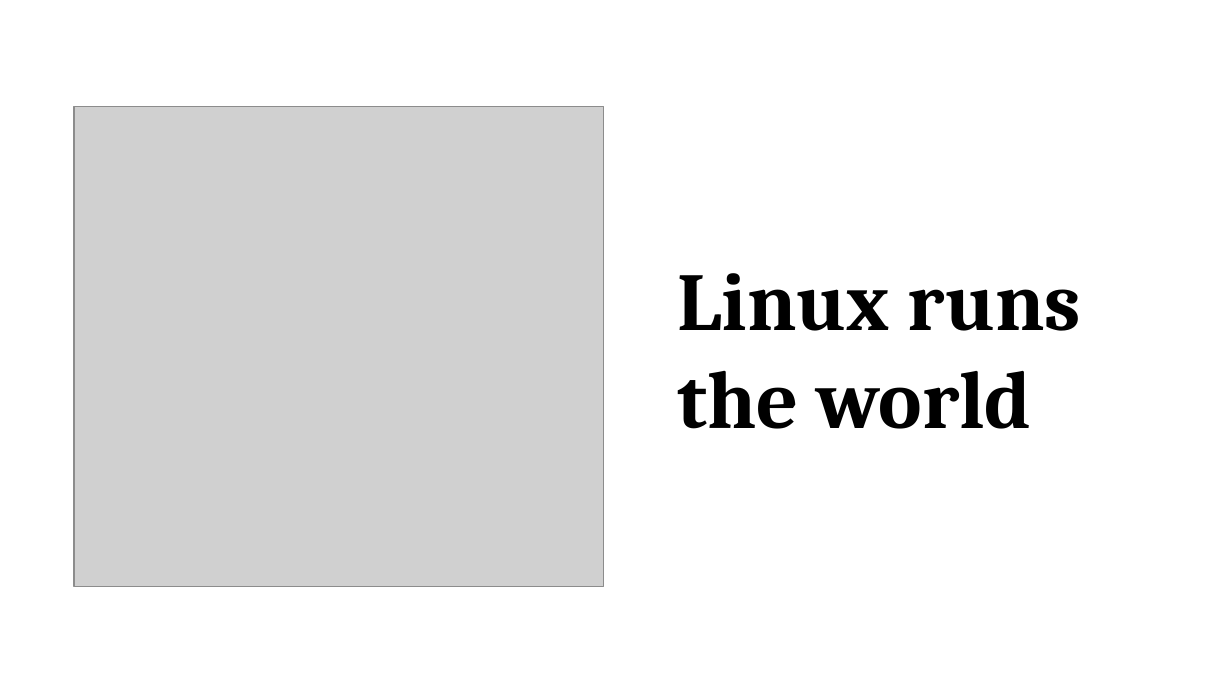
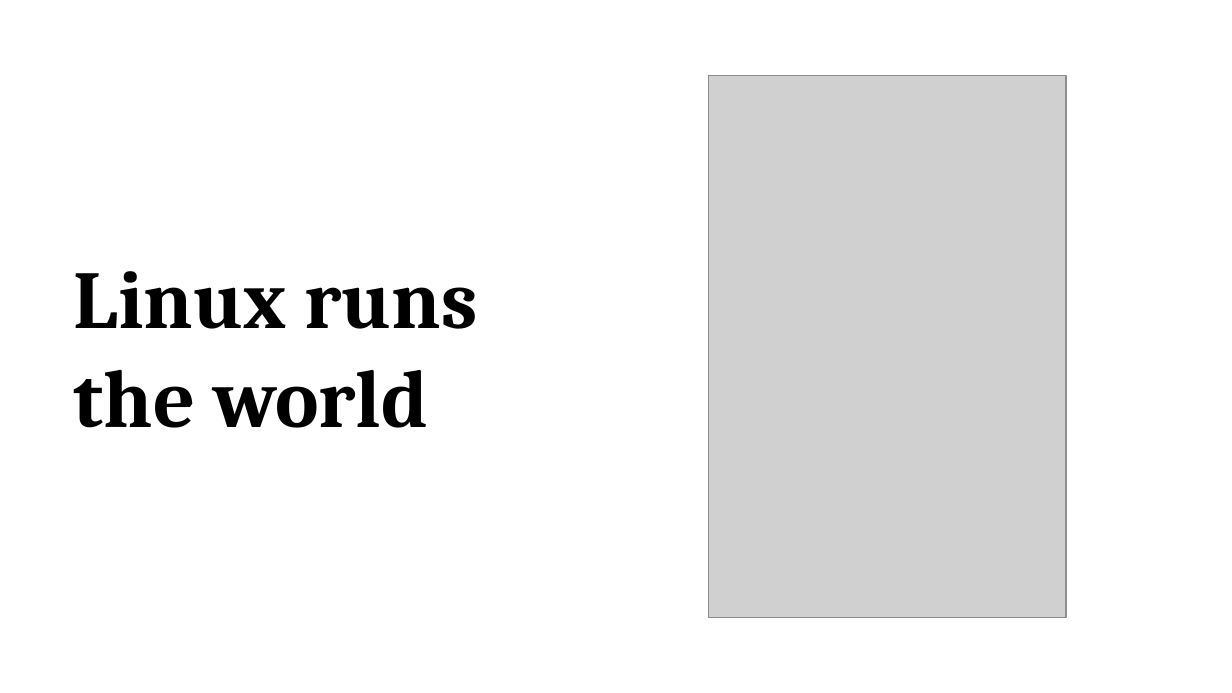
Before and after one commit to promilek2/Najs, a slide deck: slide 5 of Linus_Torvalds.pptx (slide 7 before the commit). Drawn at 1232x693 pixels with LibreOffice and Linux fonts; fonts in the diff are those of the drawing; grey boxes stand for pictures. Boxes give left, top, right and bottom in pixels: in the first picture for what was removed or moved away, otherwise in the second. Text is boxed around its words. In the diff, an @@ line names an element or a change of style, - is before the commit and + after.

```diff
--- a/Linus_Torvalds.pptx
+++ b/Linus_Torvalds.pptx
@@ picture added at [708, 75, 1066, 617] @@
@@ text "Linux runs the world": place and size @@
-text "Linux runs the world" at [678, 273, 1081, 429]
+text "Linux runs the world" at [74, 271, 477, 428]
@@ picture removed at [74, 106, 604, 586] @@
```
Also in this commit, not shown: 4 other slides changed, 5 slides removed.
